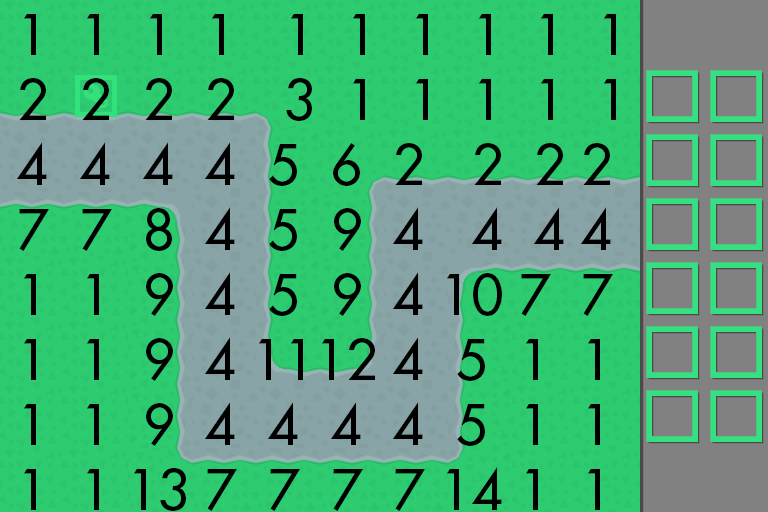
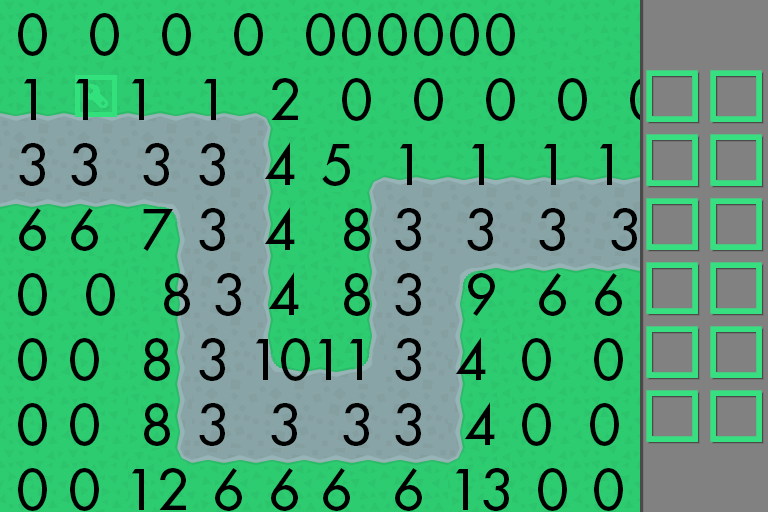
Before/after of a w=768, h=512 layered artwork. What changed in the layer stack:
renamed "1 1 1 1 1 1 1 1 1 1 2 2 2 2 3 1 1 1 1 1 4" to "0 0 0 0 0 0 0 0 0 0 1 1 1 1 2 0 0 0 0 0 3 3 3 3", painted on it over box(16, 13, 640, 511)
